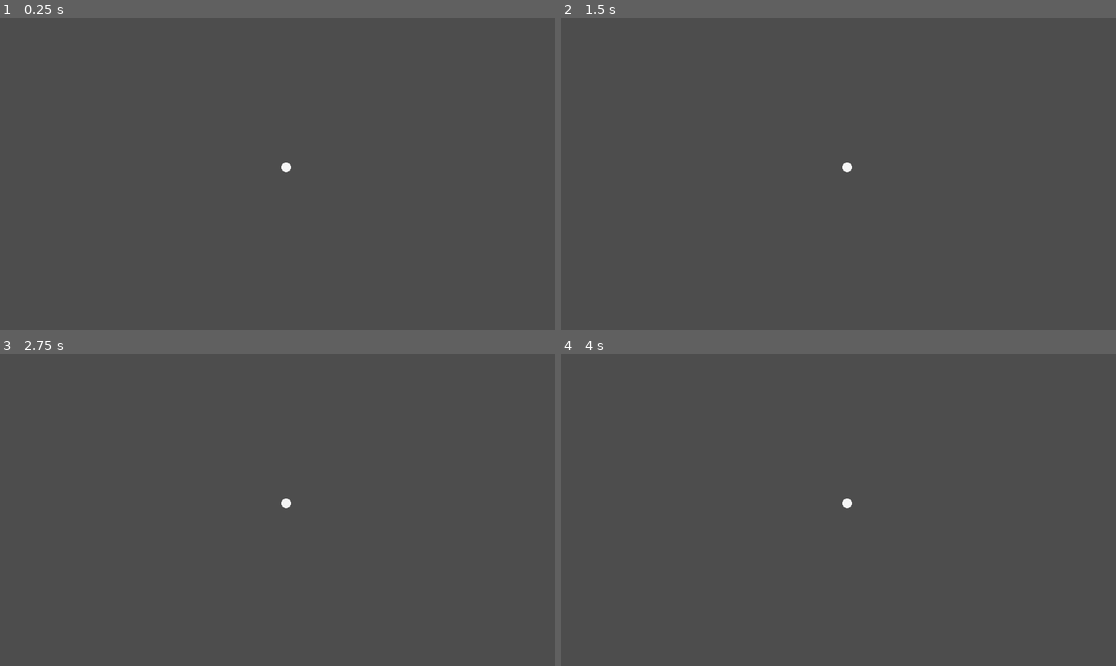
Above: before the commit, frames 1-4 (two rows, left to right).
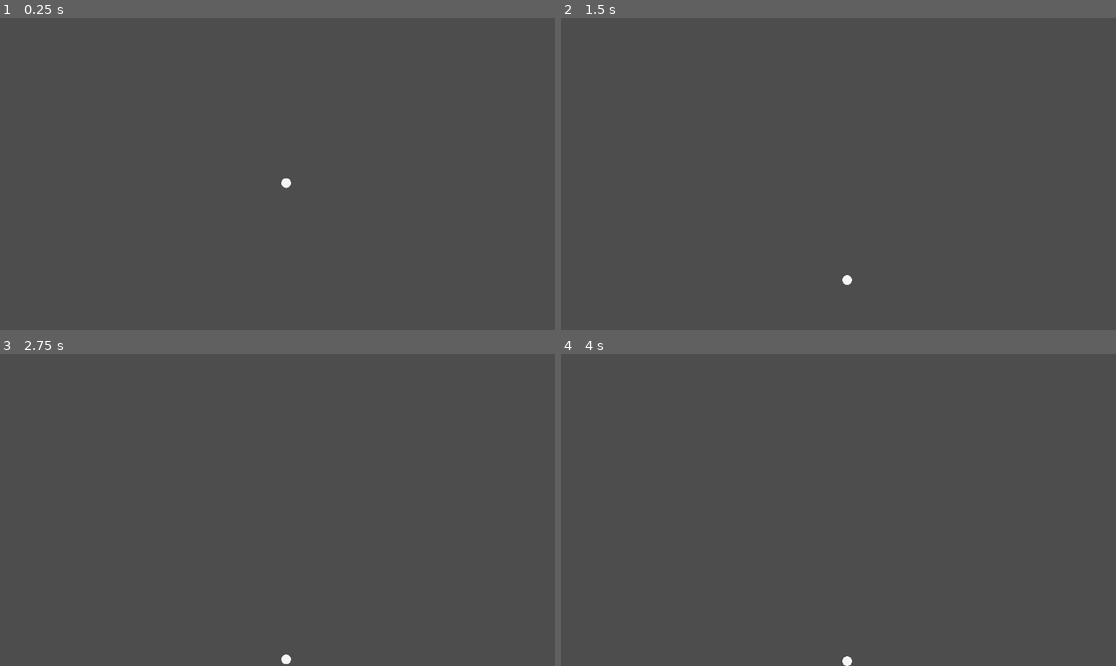
Above: after the commit, the same moments.

Repository: Dziobalonta/Fluid-Sim
Game: Godot game, scene res://scenes/Main.tscn
Two runs of this game, one before a commit and one after it. Both use one fixed random seed, a clock stepped at 60 frames per second and the inputs below.
Inputs:
- Up to frame 1 (0.25 s): no input
- Up to frame 2 (1.5 s): no input
- Up to frame 3 (2.75 s): tap Enter at 2 s
- Up to frame 4 (4 s): tap Space at 3.5 s

The runs differ from the first frame. In frame 1, less than 0.1% of the frame differs, in the area x 50-53%, y 46-55%; in frame 2, less than 0.1%; in frame 3, less than 0.1%; in frame 4, less than 0.1%.

Commit message:
Added basic working gravity

Diff:
--- a/scenes/Main.tscn
+++ b/scenes/Main.tscn
@@ -1,10 +1,21 @@
 [gd_scene format=3 uid="uid://c4mc3walo5kva"]
 
-[ext_resource type="Script" uid="uid://dkplg5b66c87x" path="res://src/particle.gd" id="1_o5qli"]
+[ext_resource type="Script" uid="uid://dkplg5b66c87x" path="res://src/particle.gd" id="1_elqb8"]
+[ext_resource type="Script" uid="uid://cevw28jmaygdy" path="res://src/main.gd" id="1_rvslj"]
 
 [node name="Node2D" type="Node2D" unique_id=635007222]
+script = ExtResource("1_rvslj")
+
+[node name="FluidContainer" type="ReferenceRect" parent="." unique_id=345993181]
+offset_left = 294.0
+offset_top = 151.0
+offset_right = 894.0
+offset_bottom = 551.0
+border_color = Color(0.7716799, 0.7716856, 0.77168405, 1)
+border_width = 2.9
+metadata/_edit_use_anchors_ = true
 
 [node name="Particle" type="Node2D" parent="." unique_id=858967619]
 position = Vector2(594, 310)
-script = ExtResource("1_o5qli")
+script = ExtResource("1_elqb8")
 metadata/_custom_type_script = "uid://dkplg5b66c87x"
--- /dev/null
+++ b/src/main.gd
@@ -0,0 +1,9 @@
+extends Node2D
+
+func _ready() -> void:
+	var screen_rect = get_viewport_rect()
+
+
+	for child in get_children():
+		if child.has_method("set_boundary"):
+			child.set_boundary(screen_rect)
--- a/src/particle.gd
+++ b/src/particle.gd
@@ -4,12 +4,43 @@
 var velocity: Vector2 = Vector2.ZERO
 var radius: float = 10.0
 var damping: float = 0.6
+var boundary: Rect2
+var gravity: Vector2 = Vector2(0, 981.0)
+
+func set_boundary(new_boundary: Rect2):
+	boundary = new_boundary
+
+func _draw() -> void:
+	draw_circle(Vector2.ZERO, radius, Color.WHITE_SMOKE, true)
 
 func _ready() -> void:
 	pass
 
 func _physics_process(delta: float) -> void:
-	pass
+	velocity += gravity * delta
+	position += velocity * delta
 
-func _draw() -> void:
-	draw_circle(Vector2.ZERO, radius, Color.WHITE_SMOKE, true)
+	check_boundary()
+
+func check_boundary():
+	if boundary == Rect2(): return
+
+	# Right wall
+	if position.x > boundary.end.x - radius:
+		position.x = boundary.end.x - radius
+		velocity.x *= -damping
+
+	# Left wall
+	elif position.x < boundary.position.x + radius:
+		position.x = boundary.position.x + radius
+		velocity.x *= -damping
+
+	# Bottom
+	if position.y > boundary.end.y - radius:
+		position.y = boundary.end.y - radius
+		velocity.y *= -damping
+
+	# Top
+	elif position.y < boundary.position.y + radius:
+		position.y = boundary.position.y + radius
+		velocity.y *= -damping
Not shown, added: src/main.gd.uid
